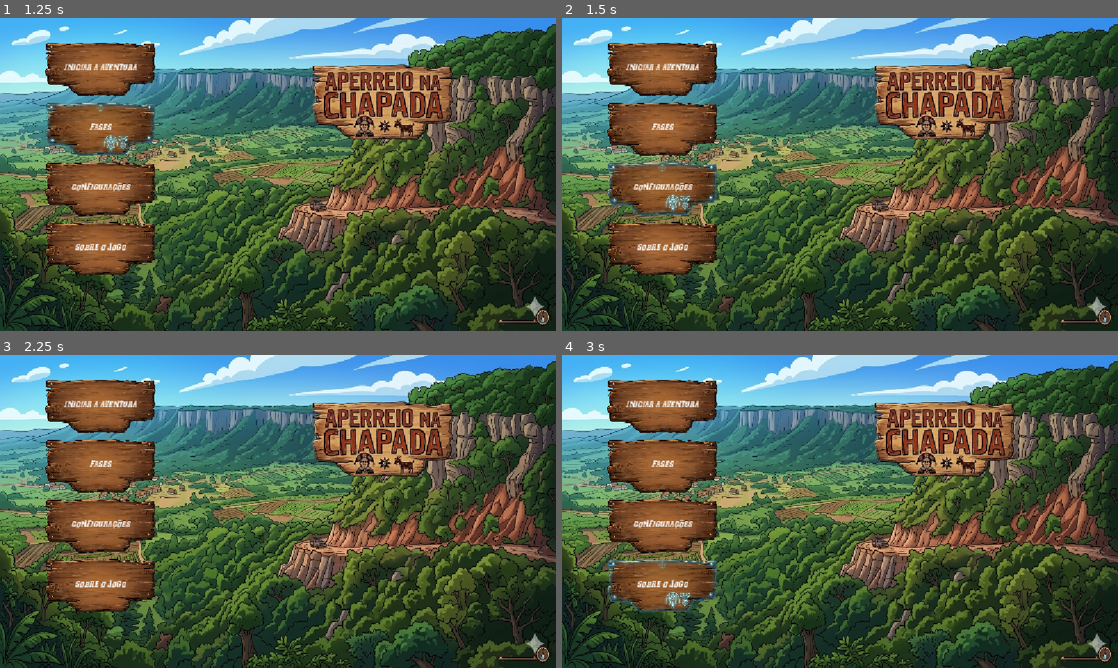
Above: before the commit, frames 1-4 (two rows, left to right).
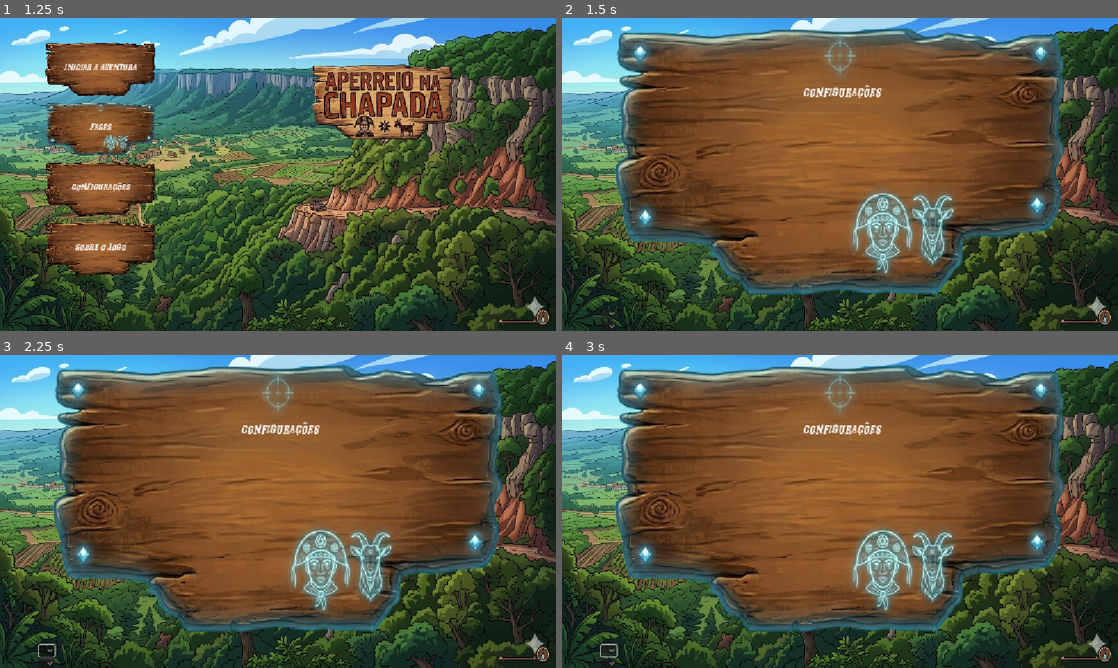
Above: after the commit, the same moments.

Repository: eric123jose456silva-art/Aperreio-na-Chapada
Game: Godot game, scene res://CENAS/tela_inicial.tscn
The game is run twice, just before and just after one commit, with the same random seed, the same clock (stepped at 60 frames per second) and the same inputs.
Inputs (mouse positions are in pixels of both pictures, inside the frame that each line leads up to):
- Up to frame 1 (1.25 s): click "FASES" at 0.5 s
- Up to frame 2 (1.5 s): click "CONFIGURAÇÕES" at 1.25 s
- Up to frame 3 (2.25 s): click (44, 652) at 2.02 s
- Up to frame 4 (3 s): click (662, 586) at 2.75 s, where only the run before the commit has a clickable "SOBRE O JOGO"

Frame 1 is identical in both runs. In frame 2, 58% of the frame differs, in the area x 7-91%, y 3-100%; in frame 3, 58%, in the area x 6-91%, y 3-100%; in frame 4, 58%.

Commit message:
Screen configurações

Diff:
--- /dev/null
+++ b/CENAS/configuracoes.tscn
@@ -0,0 +1,78 @@
+[gd_scene load_steps=4 format=3 uid="uid://b3f34dw2kru24"]
+
+[ext_resource type="Texture2D" uid="uid://detvv3nl78m57" path="res://ASSETS/IMAGENS/HOME_PAGE_GAME.png" id="1_wv1ly"]
+[ext_resource type="FontFile" uid="uid://c8ruiimtv7xx3" path="res://ASSETS/FONTES/CordelEncarnado-Italic.ttf" id="2_gh2t8"]
+[ext_resource type="Texture2D" uid="uid://cr3cdlymcfluq" path="res://ASSETS/IMAGENS/HOVER.png" id="3_4ryny"]
+
+[node name="Configuracoes" type="Control"]
+layout_mode = 3
+anchors_preset = 15
+anchor_right = 1.0
+anchor_bottom = 1.0
+grow_horizontal = 2
+grow_vertical = 2
+
+[node name="TextureRect" type="TextureRect" parent="."]
+layout_mode = 1
+anchors_preset = 15
+anchor_right = 1.0
+anchor_bottom = 1.0
+grow_horizontal = 2
+grow_vertical = 2
+texture = ExtResource("1_wv1ly")
+expand_mode = 1
+
+[node name="CONFIGURAÇÕES" type="Label" parent="."]
+z_index = 2
+layout_mode = 0
+offset_left = 500.0
+offset_top = 143.0
+offset_right = 662.0
+offset_bottom = 168.0
+size_flags_horizontal = 4
+size_flags_vertical = 0
+theme_override_constants/shadow_offset_x = 2
+theme_override_constants/shadow_offset_y = 3
+theme_override_fonts/font = ExtResource("2_gh2t8")
+theme_override_font_sizes/font_size = 24
+text = "CONFIGURAÇÕES"
+
+[node name="SCREEN_CONFIG" type="VBoxContainer" parent="."]
+layout_mode = 1
+anchors_preset = 8
+anchor_left = 0.5
+anchor_top = 0.5
+anchor_right = 0.5
+anchor_bottom = 0.5
+offset_left = -500.0
+offset_top = -314.0
+offset_right = 500.0
+offset_bottom = 314.0
+grow_horizontal = 2
+grow_vertical = 2
+
+[node name="TextureRect" type="TextureRect" parent="SCREEN_CONFIG"]
+custom_minimum_size = Vector2(1000, 600)
+layout_mode = 2
+size_flags_horizontal = 4
+size_flags_vertical = 4
+texture = ExtResource("3_4ryny")
+expand_mode = 1
+
+[node name="HBoxContainer" type="HBoxContainer" parent="SCREEN_CONFIG"]
+layout_mode = 2
+
+[node name="IDIOMA" type="Label" parent="SCREEN_CONFIG/HBoxContainer"]
+layout_mode = 2
+
+[node name="OptionButton" type="OptionButton" parent="SCREEN_CONFIG/HBoxContainer"]
+layout_mode = 2
+
+[node name="HBoxContainer2" type="HBoxContainer" parent="SCREEN_CONFIG"]
+layout_mode = 2
+
+[node name="IDIOMA" type="Label" parent="SCREEN_CONFIG/HBoxContainer2"]
+layout_mode = 2
+
+[node name="OptionButton" type="OptionButton" parent="SCREEN_CONFIG/HBoxContainer2"]
+layout_mode = 2
--- a/CENAS/tela_inicial.tscn
+++ b/CENAS/tela_inicial.tscn
@@ -34,7 +34,6 @@
 anchor_right = 0.2890625
 anchor_bottom = 0.8302469
 grow_vertical = 2
-metadata/_edit_use_anchors_ = true
 
 [node name="INICIAR A AVENTURA" type="TextureButton" parent="BOTOES"]
 custom_minimum_size = Vector2(250, 120)
--- a/SCRIPTS/tela_inicial.gd
+++ b/SCRIPTS/tela_inicial.gd
@@ -1,34 +1,34 @@
 extends Control
 
-# Função chamada quando o botão Iniciar é clicado
-func _on_btn_iniciar_pressed():
-	get_tree().change_scene_to_file("res://cenas/Fase1.tscn")
-
-# Função para abrir configurações
-func _on_btn_config_pressed():
-	# Aqui você pode instanciar uma cena de pop-up ou trocar de cena
-	get_tree().change_scene_to_file("res://cenas/Configuracoes.tscn")
-
-# Função para abrir sobre
-func _on_btn_sobre_pressed():
-	print("Mostrando créditos dos alunos...")
-
-# Função para sair do jogo
-func _on_btn_sair_pressed():
-	get_tree().quit()
-
+# Script para a Tela Inicial - Aperreio na Chapada
 
 func _on_iniciar_a_aventura_pressed() -> void:
-	pass # Replace with function body.
-
+	print("Botão INICIAR clicado: Carregando a Chapada do Araripe...")
+	# Verifica se a cena existe antes de tentar mudar para não dar erro
+	if ResourceLoader.exists("res://cenas/Fase1.tscn"):
+		get_tree().change_scene_to_file("res://cenas/Fase1.tscn")
+	else:
+		print("AVISO: A cena res://cenas/Fase1.tscn ainda não foi criada!")
 
 func _on_fases_pressed() -> void:
-	pass # Replace with function body.
-
+	print("Botão FASES clicado: Abrindo mapa de seleção de fases...")
+	# Quando criar a cena, use: get_tree().change_scene_to_file("res://cenas/SelecaoFases.tscn")
 
 func _on_configurações_pressed() -> void:
-	pass # Replace with function body.
-
+	print("Botão CONFIGURAÇÕES clicado: Abrindo menu de som e controles...")
+	if ResourceLoader.exists("res://cenas/Configuracoes.tscn"):
+		get_tree().change_scene_to_file("res://CENAS/configuracoes.tscn")
+	else:
+		print("AVISO: A cena de Configuracoes ainda não existe!")
 
 func _on_sobre_o_jogo_pressed() -> void:
-	pass # Replace with function body.
+	print("--- CRÉDITOS ---")
+	print("Jogo: Aperreio na Chapada")
+	print("Desenvolvido por: Alunos do Cariri")
+	print("Estética: Cordel e Xilogravura")
+	print("-----------------")
+
+# Caso você decida adicionar um botão de sair
+func _on_sair_pressed() -> void:
+	print("Saindo do jogo... Até a próxima, oxente!")
+	get_tree().quit()
--- /dev/null
+++ b/TRADUCAO/traducao_cariri.csv
@@ -0,0 +1,7 @@
+keys,pt,en,caririense
+BTN_INICIAR,Iniciar Aventura,Start Adventure,Começar o Rebuliçu
+BTN_CONFIG,Configurações,Settings,Ajustes do Aperreio
+BTN_SOBRE,Sobre o Jogo,About,Quem fez o banzé
+BTN_SAIR,Sair,Quit,Vou m'embora
+LBL_IDIOMA,Idioma,Language,Conversa
+MSG_VOLTAR,Voltar,Back,Arreda pra trás
Binary file added: TRADUCAO/traducao - PRETENDO QUE ATUALIZE TUDO ALÉM DISSO QUERO UM ID....caririense.translation
Binary file added: TRADUCAO/traducao - PRETENDO QUE ATUALIZE TUDO ALÉM DISSO QUERO UM ID....en.translation
Binary file added: TRADUCAO/traducao - PRETENDO QUE ATUALIZE TUDO ALÉM DISSO QUERO UM ID....pt.translation
Not shown, added: TRADUCAO/traducao_cariri.csv.import
